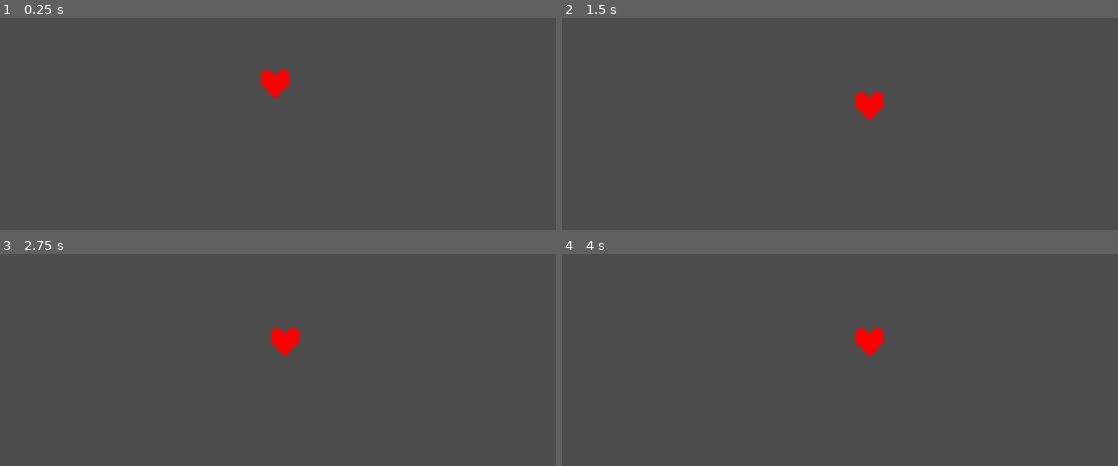
Above: before the commit, frames 1-4 (two rows, left to right).
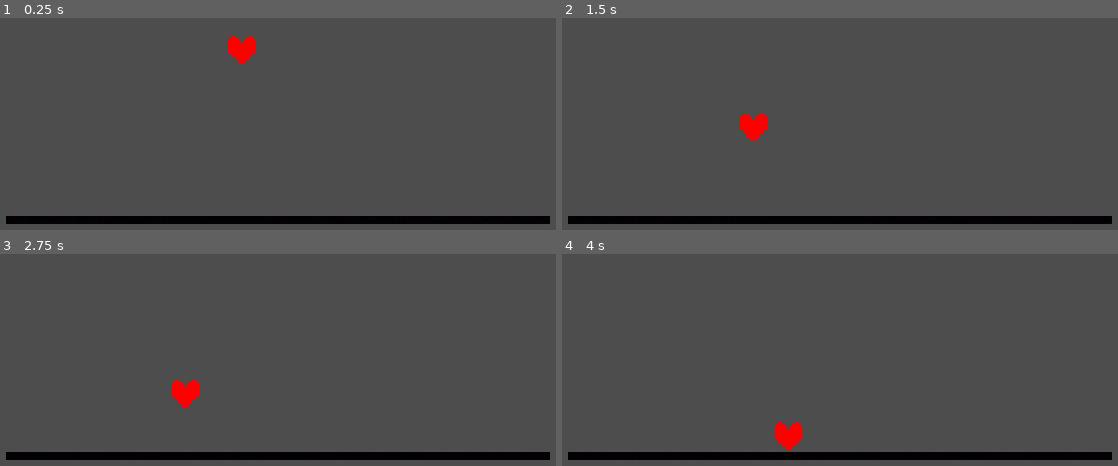
Above: after the commit, the same moments.

Repository: banditDIO/purelylighted
Game: Godot game, scene res://container.tscn
The game is run twice, just before and just after one commit, with the same random seed, the same clock (stepped at 60 frames per second) and the same inputs.
Inputs (mouse positions are in pixels of both pictures, inside the frame that each line leads up to):
- Up to frame 1 (0.25 s): no input
- Up to frame 2 (1.5 s): move the mouse to (1045, 60) at 0.52 s; hold D (moveRight) 0.53-1.25 s; hold W (moveUp) 0.53-1.25 s; tap Space (mode) at 0.6 s; click (1045, 60) at 0.67 s; tap Enter at 1.25 s; drag from (712, 104) to (828, 172) at 1.27 s
- Up to frame 3 (2.75 s): tap Space (mode) at 2, 2.1 s; move the mouse to (outside the picture) at 2.02 s; hold A (moveLeft) from 2.03 s (still down); hold W (moveUp) from 2.03 s (still down); click (outside the picture) at 2.17 s
- Up to frame 4 (4 s): release A (moveLeft) at 2.75 s; release W (moveUp) at 2.75 s; drag from (828, 408) to (outside the picture) at 2.77 s; tap Enter at 3.5 s; move the mouse to (1112, 387) at 3.52 s; hold D (moveRight) from 3.53 s (still down); hold W (moveUp) from 3.53 s (still down); click (1112, 387) at 3.67 s

The runs differ from the first frame. In frame 1, 4.7% of the frame differs, in the area x 1-99%, y 8-98%; in frame 2, 4.7%; in frame 3, 4.7%; in frame 4, 4.7%, in the area x 1-99%, y 34-98%.

Commit message:
Updated heart system and added new image

Diff:
--- a/container.tscn
+++ b/container.tscn
@@ -1,35 +1,21 @@
-[gd_scene load_steps=3 format=3 uid="uid://cp5v6weesy7q2"]
+[gd_scene load_steps=4 format=3 uid="uid://cp5v6weesy7q2"]
 
 [ext_resource type="PackedScene" uid="uid://cxoc7bfb7dobe" path="res://heart.tscn" id="1_d0xxp"]
+[ext_resource type="Texture2D" uid="uid://bse6o5jdsd6ua" path="res://Black_colour.jpg" id="1_knnee"]
 
 [sub_resource type="RectangleShape2D" id="RectangleShape2D_2c6x0"]
-size = Vector2(144, 20)
+size = Vector2(783, 12)
 
 [node name="StaticBody2D" type="StaticBody2D"]
 
 [node name="CollisionShape2D" type="CollisionShape2D" parent="."]
-position = Vector2(530, 390)
+position = Vector2(532.5, 519)
 shape = SubResource("RectangleShape2D_2c6x0")
 
-[node name="StaticBody2D" type="StaticBody2D" parent="."]
+[node name="Sprite2D2" type="Sprite2D" parent="."]
+position = Vector2(532, 521)
+scale = Vector2(0.980639, 0.0105397)
+texture = ExtResource("1_knnee")
 
-[node name="CollisionShape2D" type="CollisionShape2D" parent="StaticBody2D"]
-position = Vector2(528, 255)
-shape = SubResource("RectangleShape2D_2c6x0")
-
-[node name="StaticBody2D2" type="StaticBody2D" parent="."]
-
-[node name="CollisionShape2D" type="CollisionShape2D" parent="StaticBody2D2"]
-position = Vector2(609, 323)
-rotation = 1.57507
-shape = SubResource("RectangleShape2D_2c6x0")
-
-[node name="StaticBody2D" type="StaticBody2D" parent="StaticBody2D2"]
-
-[node name="CollisionShape2D" type="CollisionShape2D" parent="StaticBody2D2/StaticBody2D"]
-position = Vector2(444, 323)
-rotation = 1.56968
-shape = SubResource("RectangleShape2D_2c6x0")
-
-[node name="CharacterBody2D" parent="StaticBody2D2" instance=ExtResource("1_d0xxp")]
-position = Vector2(106, 137)
+[node name="CharacterBody2D" parent="." instance=ExtResource("1_d0xxp")]
+position = Vector2(476, 261)
--- a/heart.gd
+++ b/heart.gd
@@ -1,30 +1,48 @@
 extends CharacterBody2D
+
 const SPEED = 250
 var GRAVITY = 500
-var mode = 1
+var drag_speed = 5000
+var dragging_enabled = true
+var mode = 2
+
 func _physics_process(delta: float) -> void:
 	if Input.is_action_just_pressed("mode"):
-		if mode == 1:
-			mode += 1
-		else:
-			mode -= 1
-	if mode == 1:
-		var direction = Vector2(
-			Input.get_action_strength("moveRight") - Input.get_action_strength("moveLeft"),
-			Input.get_action_strength("moveDown") - Input.get_action_strength("moveUp")
-		)
+		mode += 1
+		if mode > 3:
+			mode = 1
 
-		velocity = direction.normalized() * SPEED
-		move_and_slide()
-	if mode == 2:
-		if not is_on_floor():
-			velocity.y = GRAVITY
-		if is_on_floor():
-			if Input.is_action_pressed("moveLeft"):
-				velocity.x = -SPEED
-			if Input.is_action_pressed("moveRight"):
-				velocity.x = SPEED
+	match mode:
+		1:
+			var direction = Vector2(
+				Input.get_action_strength("moveRight") - Input.get_action_strength("moveLeft"),
+				Input.get_action_strength("moveDown") - Input.get_action_strength("moveUp")
+			)
+			velocity = direction.normalized() * SPEED
+			move_and_slide()
+
+		2:
+			if not is_on_floor():
+				velocity.y += GRAVITY * delta
 			else:
-				velocity.x = 0
-	move_and_slide()
-	print(velocity.y)
+				velocity.y = 0
+				if Input.is_action_pressed("moveLeft"):
+					velocity.x = -SPEED
+				elif Input.is_action_pressed("moveRight"):
+					velocity.x = SPEED
+				else:
+					velocity.x = 0
+			move_and_slide()
+			print(velocity.y)
+
+		3:
+			if dragging_enabled and Input.is_mouse_button_pressed(MOUSE_BUTTON_LEFT):
+				var target = get_global_mouse_position()
+				var direction = target - global_position
+				var distance = direction.length()
+
+				var max_move = drag_speed * delta
+				if distance > max_move:
+					direction = direction.normalized() * max_move
+
+				move_and_collide(direction)
--- a/heart.tscn
+++ b/heart.tscn
@@ -4,16 +4,17 @@
 [ext_resource type="Texture2D" uid="uid://baupansntapb6" path="res://heart.png" id="2_7p8dj"]
 
 [sub_resource type="RectangleShape2D" id="RectangleShape2D_cixvg"]
-size = Vector2(52, 46)
+size = Vector2(40, 40)
 
 [node name="CharacterBody2D" type="CharacterBody2D"]
+position = Vector2(-22, -10)
 script = ExtResource("1_7p8dj")
 
 [node name="CollisionShape2D" type="CollisionShape2D" parent="."]
-position = Vector2(420, 188)
+position = Vector2(4, -2)
 shape = SubResource("RectangleShape2D_cixvg")
 
 [node name="Sprite2D" type="Sprite2D" parent="."]
-position = Vector2(418, 189)
+position = Vector2(0, 1.52588e-05)
 scale = Vector2(0.353989, 0.353989)
 texture = ExtResource("2_7p8dj")
Binary file added: Black_colour.jpg
Not shown, added: Black_colour.jpg.import
